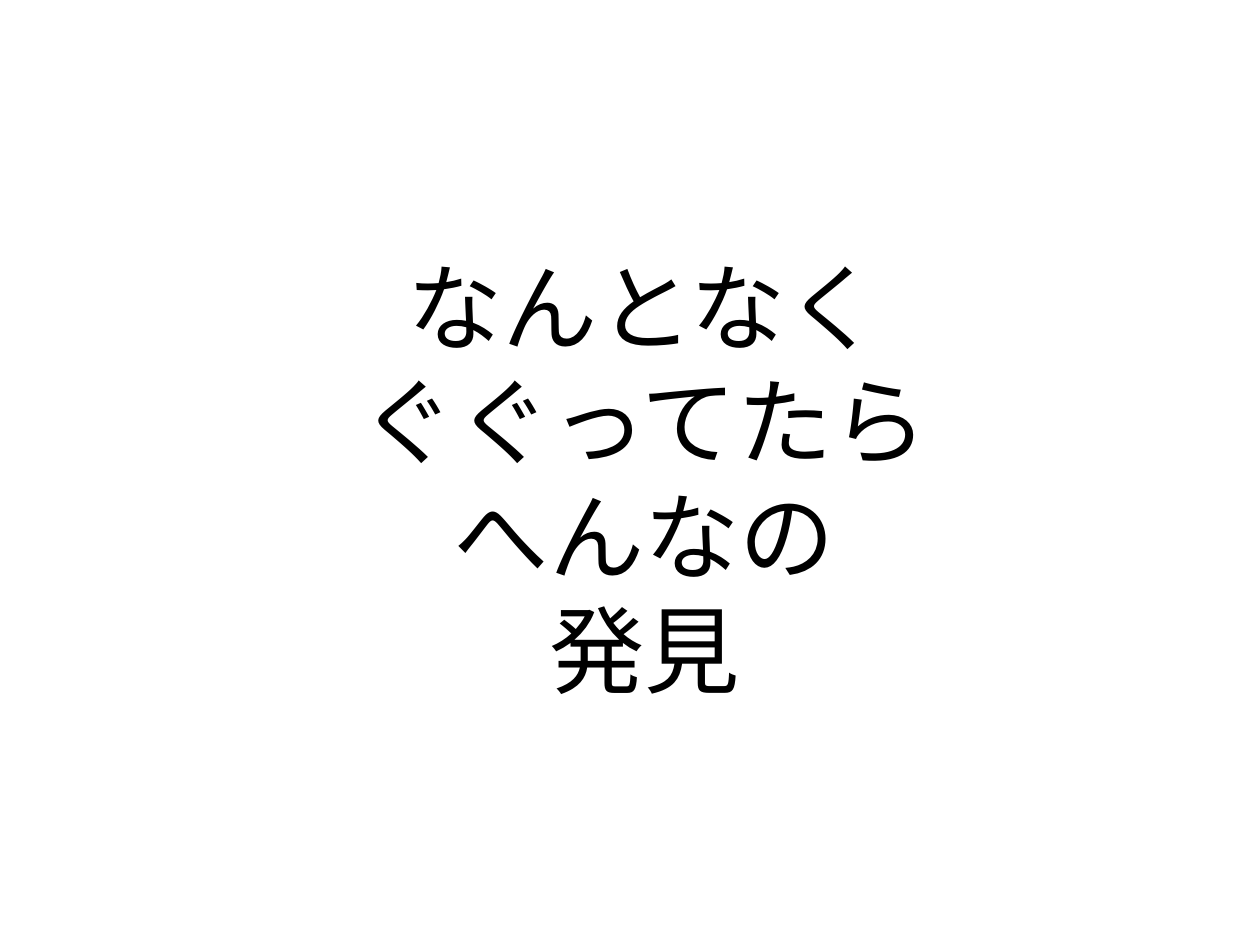
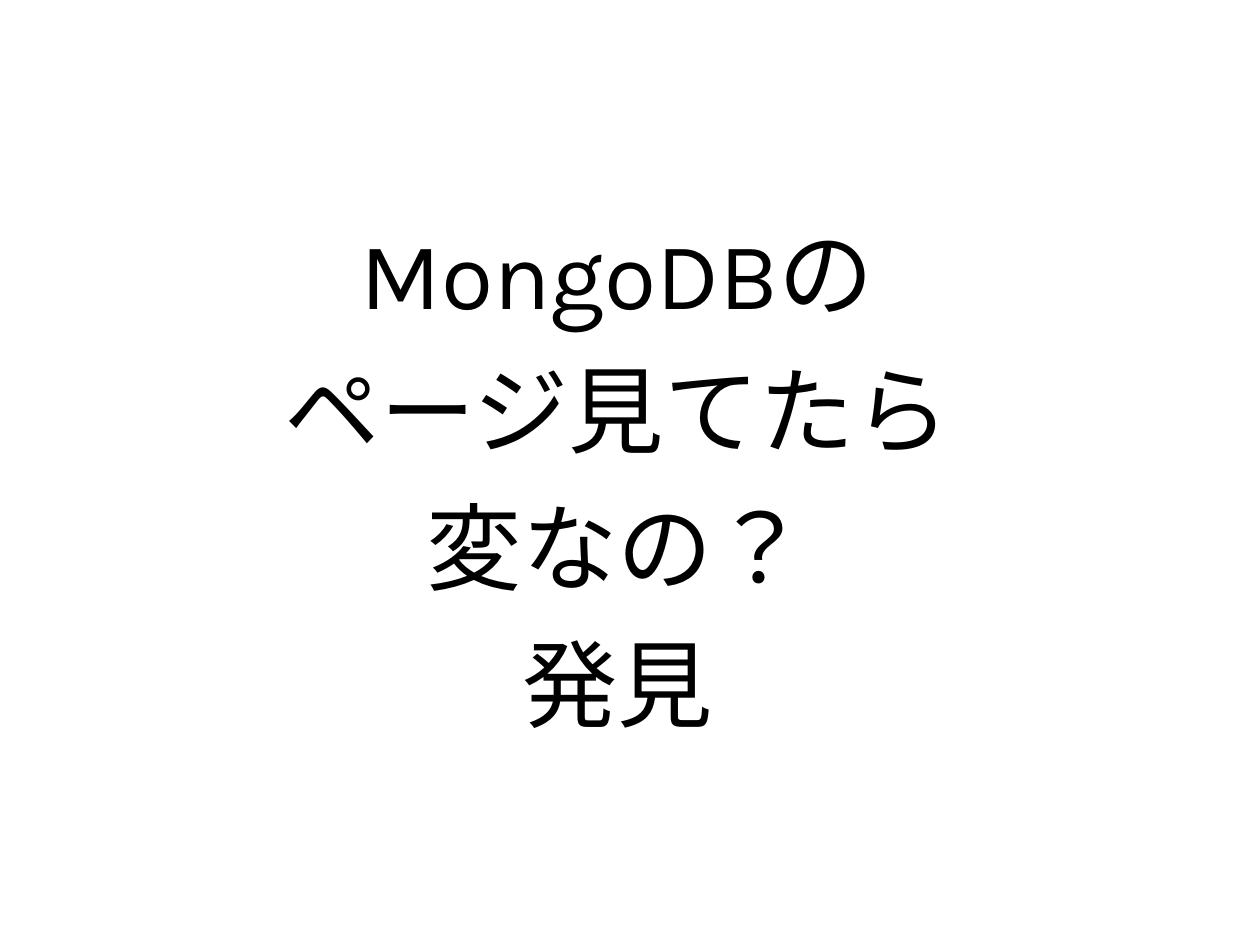
Before and after one commit to naruoga/mongotalk-sample, a slide deck: slide 7 of trying-mongotalk.odp (slide 5 before the commit). Drawn at 1260x945 pixels with LibreOffice and Linux fonts; fonts in the diff are those of the drawing. Boxes give left, top, right and bottom in pixels: in the first picture for what was removed or moved away, otherwise in the second. Text is boxed around its words. In the diff, an @@ line names an element or a change of style, - is before the commit and + after.

Commit message:
trying-mongotalk.odp - presentation version

```diff
--- a/trying-mongotalk.odp
+++ b/trying-mongotalk.odp
@@ text at bbox=[285, 240, 950, 728]: text changed @@
-なんとなく
-ぐぐってたら
-へんなの
-発見
+MongoDBの
+ページ見てたら
+変なの？
+発見
```
Also in this commit, not shown: 18 other slides changed, 30 slides added, 3 slides removed, 1 other file.
